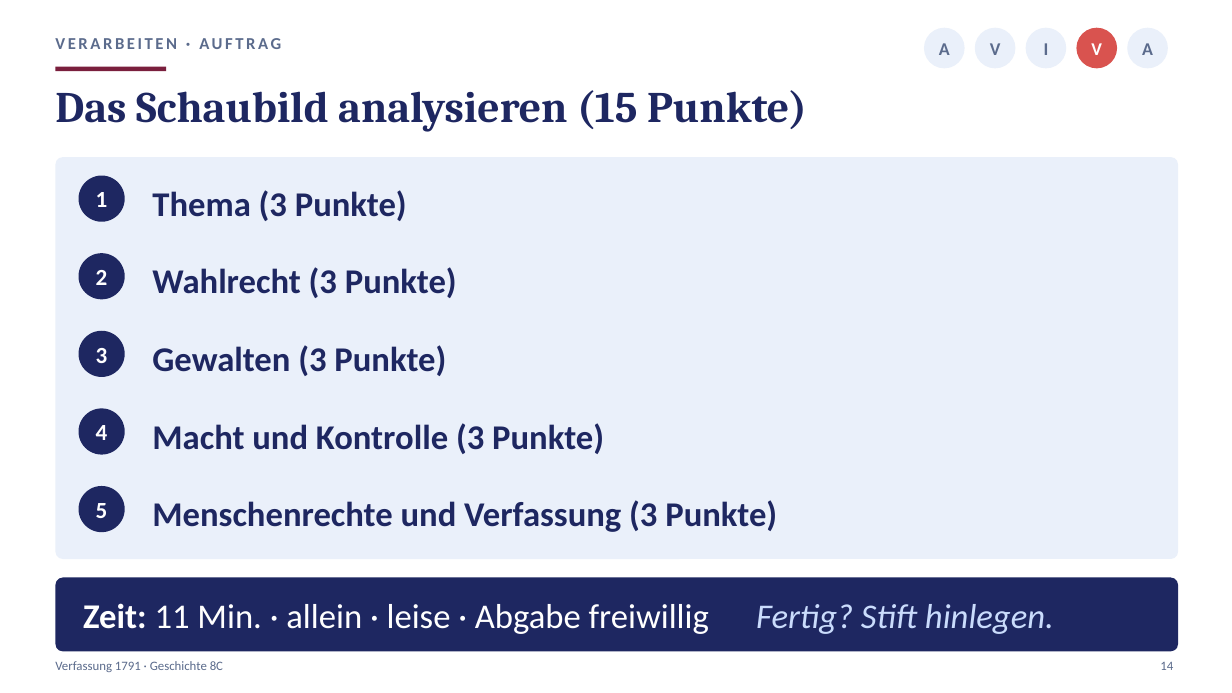
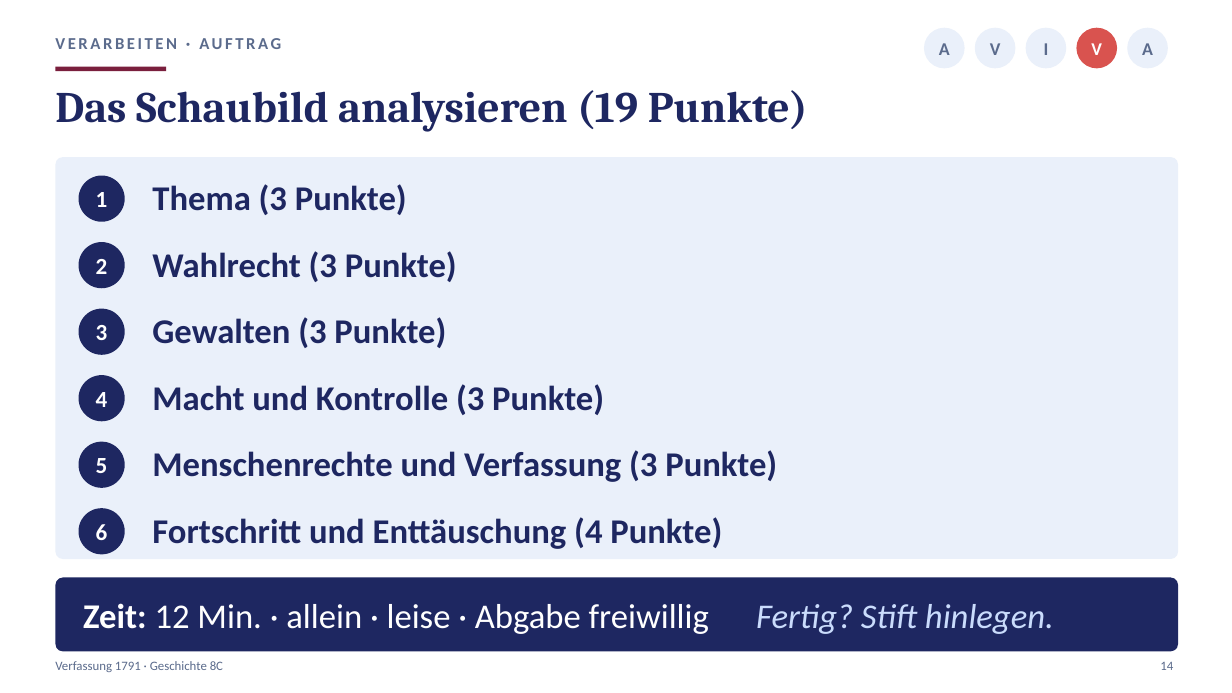
Before and after one commit to golzkonstantin-gif/Schule, a slide deck: slide 14 of Geschichte_8/Stunde5_Verfassung/Praesentation_Stunde5_Verfassung_8C.pptx. Drawn at 1232x693 pixels with LibreOffice and Linux fonts; fonts in the diff are those of the drawing. Boxes give left, top, right and bottom in pixels: in the first picture for what was removed or moved away, otherwise in the second. Text is boxed around its words. In the diff, an @@ line names an element or a change of style, - is before the commit and + after.

```diff
--- a/Geschichte_8/Stunde5_Verfassung/Praesentation_Stunde5_Verfassung_8C.pptx
+++ b/Geschichte_8/Stunde5_Verfassung/Praesentation_Stunde5_Verfassung_8C.pptx
@@ text at box(55, 90, 808, 132): text changed @@
-Das Schaubild analysieren (15 Punkte)
+Das Schaubild analysieren (19 Punkte)
@@ text "Thema (3 Punkte)": place and size @@
-text "Thema (3 Punkte)" at box(152, 190, 407, 221)
+text "Thema (3 Punkte)" at box(152, 184, 407, 215)
@@ text "Wahlrecht (3 Punkte)": place and size @@
-text "Wahlrecht (3 Punkte)" at box(152, 267, 457, 298)
+text "Wahlrecht (3 Punkte)" at box(152, 251, 457, 282)
@@ text "2": place and size @@
-text "2" at box(96, 270, 108, 285)
+text "2" at box(96, 259, 108, 274)
@@ ellipse: place and size @@
-ellipse at box(79, 253, 125, 299)
+ellipse at box(79, 242, 125, 288)
@@ text "3": place and size @@
-text "3" at box(96, 348, 108, 363)
+text "3" at box(96, 325, 108, 340)
@@ ellipse: place and size @@
-ellipse at box(79, 331, 125, 377)
+ellipse at box(79, 309, 125, 355)
@@ text "Gewalten (3 Punkte)": place and size @@
-text "Gewalten (3 Punkte)" at box(152, 345, 446, 376)
+text "Gewalten (3 Punkte)" at box(152, 317, 446, 348)
@@ text "4": place and size @@
-text "4" at box(96, 425, 108, 440)
+text "4" at box(96, 392, 108, 407)
@@ ellipse: place and size @@
-ellipse at box(79, 409, 125, 455)
+ellipse at box(79, 375, 125, 421)
@@ text "Macht und Kontrolle (3 Punkte)": place and size @@
-text "Macht und Kontrolle (3 Punkte)" at box(152, 423, 604, 454)
+text "Macht und Kontrolle (3 Punkte)" at box(152, 384, 604, 415)
@@ text "5": place and size @@
-text "5" at box(96, 503, 108, 518)
+text "5" at box(96, 458, 108, 473)
@@ ellipse: place and size @@
-ellipse at box(79, 486, 125, 532)
+ellipse at box(79, 442, 125, 488)
@@ text "Menschenrechte und Verfassung (3 Punkte)": place and size @@
-text "Menschenrechte und Verfassung (3 Punkte)" at box(152, 500, 777, 532)
+text "Menschenrechte und Verfassung (3 Punkte)" at box(152, 450, 777, 482)
@@ ellipse added at box(79, 508, 125, 555), fill #1E2761 @@
@@ text added at box(96, 524, 108, 540), 18 pt, text #FFFFFF, bold @@
+6
@@ text added at box(152, 517, 722, 549), 27 pt, text #1E2761, bold @@
+Fortschritt und Enttäuschung (4 Punkte)
@@ text at box(83, 603, 1054, 634): text changed @@
-Zeit: 11 Min. · allein · leise · Abgabe freiwillig Fertig? Stift hinlegen.
+Zeit: 12 Min. · allein · leise · Abgabe freiwillig Fertig? Stift hinlegen.
```
Also in this commit, not shown: 2 other slides changed, 12 other files.
